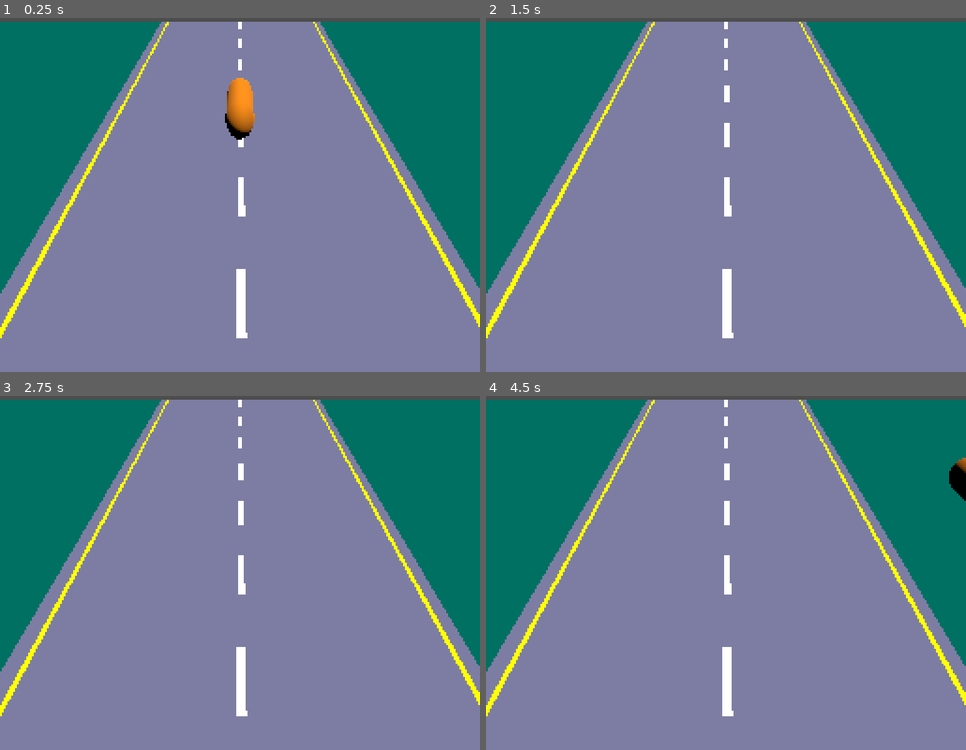
Above: before the commit, frames 1-4 (two rows, left to right).
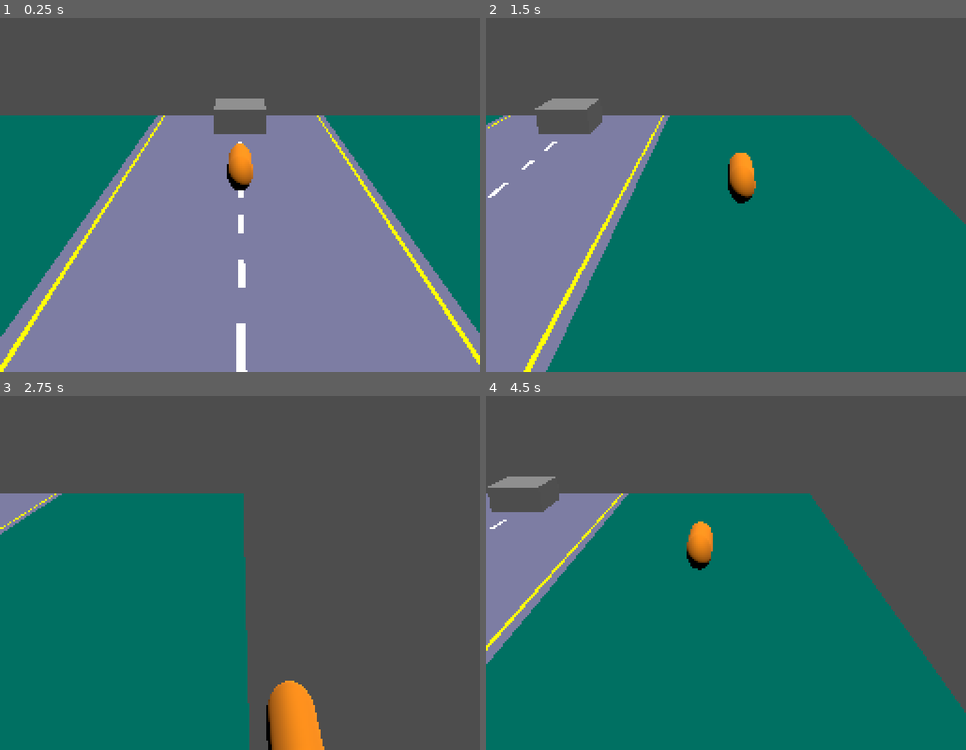
Above: after the commit, the same moments.

Repository: many-hats-team/lospecjam2
Game: Godot game, scene res://main.tscn
Two runs of this game, one before a commit and one after it. Both use one fixed random seed, a clock stepped at 60 frames per second and the inputs below.
Inputs:
- Up to frame 1 (0.25 s): no input
- Up to frame 2 (1.5 s): tap Enter at 0.5 s; hold D (player_right) 0.53-1.28 s; hold S (player_down) from 1.28 s (still down)
- Up to frame 3 (2.75 s): release S (player_down) at 2.03 s; hold D (player_right) from 2.03 s (still down)
- Up to frame 4 (4.5 s): release D (player_right) at 2.78 s; hold W (player_up) 2.78-3.53 s; hold A (player_left) from 3.53 s (still down)

The runs differ from the first frame. In frame 1, 39% of the frame differs, in the area x 0-100%, y 1-100%; in frame 2, 86%; in frame 3, 94%; in frame 4, 98%.

Commit message:
Add enemy scene

Diff:
--- a/project/main.tscn
+++ b/project/main.tscn
@@ -1,7 +1,9 @@
-[gd_scene load_steps=5 format=3 uid="uid://cahesrp5r3fya"]
+[gd_scene load_steps=7 format=3 uid="uid://cahesrp5r3fya"]
 
 [ext_resource type="Texture2D" uid="uid://dab0txvnv5ig2" path="res://assets/road.png" id="1_di5b1"]
 [ext_resource type="PackedScene" uid="uid://c8at0t7xwevmr" path="res://scenes/player.tscn" id="2_15ibv"]
+[ext_resource type="Script" path="res://scripts/camera_follow.gd" id="2_eimwo"]
+[ext_resource type="PackedScene" uid="uid://d1m14kpdnhtta" path="res://scenes/enemy.tscn" id="3_wdbhd"]
 
 [sub_resource type="StandardMaterial3D" id="StandardMaterial3D_pbs84"]
 shading_mode = 0
@@ -47,9 +49,15 @@
 mesh = SubResource("PlaneMesh_j8p7f")
 
 [node name="Camera3D" type="Camera3D" parent="Node3D"]
-transform = Transform3D(1, 0, 0, 0, 0.707107, 0.707107, 0, -0.707107, 0.707107, 0, 2.24601, 3)
+transform = Transform3D(1, 0, 0, 0, 0.939693, 0.34202, 0, -0.34202, 0.939693, 0, 2.5, 6)
+fov = 50.0
+script = ExtResource("2_eimwo")
+target_path = NodePath("../Player")
 
 [node name="Player" parent="Node3D" instance=ExtResource("2_15ibv")]
 
 [node name="DirectionalLight3D" type="DirectionalLight3D" parent="Node3D"]
-transform = Transform3D(0.965926, -1.13133e-08, 0.258819, -0.258819, -4.2222e-08, 0.965926, 0, -1, -4.37114e-08, 0, 4, 0)
+transform = Transform3D(0.965926, -1.13133e-08, 0.258819, -0.25, 0.258819, 0.933013, -0.0669873, -0.965926, 0.25, 0, 4, 0)
+
+[node name="Enemy" parent="Node3D" instance=ExtResource("3_wdbhd")]
+transform = Transform3D(1, 0, 0, 0, 1, 0, 0, 0, 1, 0, 0, -3)
--- /dev/null
+++ b/project/scenes/enemy.tscn
@@ -0,0 +1,13 @@
+[gd_scene load_steps=3 format=3 uid="uid://d1m14kpdnhtta"]
+
+[sub_resource type="BoxMesh" id="BoxMesh_kgam4"]
+
+[sub_resource type="BoxShape3D" id="BoxShape3D_x364u"]
+
+[node name="Enemy" type="CharacterBody3D"]
+
+[node name="MeshInstance3D" type="MeshInstance3D" parent="."]
+mesh = SubResource("BoxMesh_kgam4")
+
+[node name="CollisionShape3D" type="CollisionShape3D" parent="."]
+shape = SubResource("BoxShape3D_x364u")
--- a/project/scenes/player.gd
+++ b/project/scenes/player.gd
@@ -3,7 +3,7 @@
 
 const MOVE_INPUT_SCALE := Vector2(5.0, 5.0)
 const MOVE_LERP_BASE := 0.3
-const MOVE_LERP_SCALE := 100.0
+const MOVE_LERP_SCALE := 4.0
 
 
 func get_input_vector() -> Vector2:
@@ -15,6 +15,6 @@
 
 	var weight = pow(MOVE_LERP_BASE, delta * MOVE_LERP_SCALE)
 
-	velocity.x = lerpf(velocity.x, target_velocity.x, weight)
-	velocity.z = lerpf(velocity.z, target_velocity.y, weight)
+	velocity.x = lerpf(target_velocity.x, velocity.x, weight)
+	velocity.z = lerpf(target_velocity.y, velocity.z, weight)
 	move_and_slide()
--- /dev/null
+++ b/project/scripts/camera_follow.gd
@@ -0,0 +1,15 @@
+extends Camera3D
+
+@export var enabled := true
+@export var target_path: NodePath
+
+@onready var target := get_node(target_path) as Node3D
+
+func _ready() -> void:
+	assert(target)
+
+
+func _process(delta: float) -> void:
+	if enabled:
+		var weight := pow(0.3, delta * 10.0)
+		global_position.x = lerpf(target.global_position.x, global_position.x, weight)
